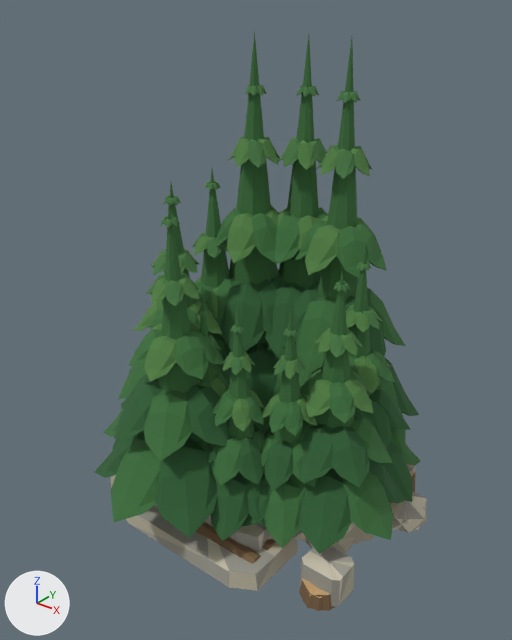
Before and after pictures for a commit that changed the glTF model Unity/Assets/Eldoria/World4XCanon/Resources/World4X/Blender/RegionOneResources.glb.
Before and after are seen from a 50 mm lens placed at (10.63, -14.0, 14.55), pointed at (-0.26, -0.39, 6.12). The axes (+X, +Y, +Z) are drawn at lower left. The lights are the same throughout. The older version comes first. Where no turn or scale is listed for an object, it has been applied to the vertices.

The first picture shows 'Quarry exposed lower bench', 'Quarry worked stone 1', 'Wood crown 0', 'Wood crown 0.001', 'Wood crown 0.002', 'Wood crown 1', 'Wood crown 1.001', 'Wood crown 1.002', 'Wood crown 2', 'Wood crown 2.001', 'Wood crown 3', 'Wood crown 3.001', 'Wood crown 3.002' and 19 more.
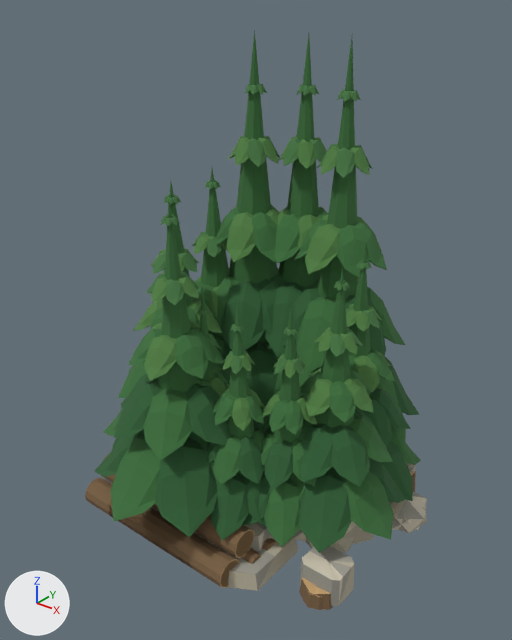
The change, as a list of edits to the scene's bpy script:
```text
Add me_sawn_timber_reserve_with_end_grain_mesh_002:
    me_sawn_timber_reserve_with_end_grain_mesh_002.from_pydata(...)  # 144 vertices, 264 faces; spans x -4.0..1.4, y -3.96..-2.52, z -0.03..1.36
    # faces by material slot: [144, 120]
    me_sawn_timber_reserve_with_end_grain_mesh_002.materials.append(mat_wood_deeply_grooved_bark)  # brown #795f42
    me_sawn_timber_reserve_with_end_grain_mesh_002.materials.append(mat_wood_cut_heart)  # brown #c8a473
Add me_sawn_timber_reserve_with_end_grain_mesh_001:
    me_sawn_timber_reserve_with_end_grain_mesh_001.from_pydata(...)  # 144 vertices, 264 faces; spans x -4.0..1.4, y -3.96..-2.52, z -0.03..1.36
    # faces by material slot: [144, 120]
    me_sawn_timber_reserve_with_end_grain_mesh_001.materials.append(mat_wood_deeply_grooved_bark)  # brown #795f42
    me_sawn_timber_reserve_with_end_grain_mesh_001.materials.append(mat_wood_cut_heart)  # brown #c8a473
Add me_sawn_timber_reserve_with_end_grain_mesh:
    me_sawn_timber_reserve_with_end_grain_mesh.from_pydata(...)  # 144 vertices, 264 faces; spans x -4.0..1.4, y -3.96..-2.52, z -0.03..1.36
    # faces by material slot: [144, 120]
    me_sawn_timber_reserve_with_end_grain_mesh.materials.append(mat_wood_deeply_grooved_bark)  # brown #795f42
    me_sawn_timber_reserve_with_end_grain_mesh.materials.append(mat_wood_cut_heart)  # brown #c8a473
Change ob_wood_crown_1:
    ob_wood_crown_1.location: (0.8, 2.1, 0.0) -> (0.8, 2.1, 0.03)
Change ob_wood_crown_2:
    ob_wood_crown_2.location: (2.3, -0.4, 0.0) -> (2.3, -0.4, 0.03)
Change ob_wood_crown_3:
    ob_wood_crown_3.location: (-0.8, -1.9, 0.0) -> (-0.8, -1.9, 0.03)
Change ob_wood_crown_1_001:
    ob_wood_crown_1_001.location: (-0.63, 2.16, 0.0) -> (-0.63, 2.16, 0.03)
Change ob_wood_crown_2_001:
    ob_wood_crown_2_001.location: (2.07, 1.07, 0.0) -> (2.07, 1.07, 0.03)
Change ob_wood_crown_0_002:
    ob_wood_crown_0_002.location: (-1.37, -2.32, 0.0) -> (-1.37, -2.32, 0.03)
Change ob_wood_crown_1_002:
    ob_wood_crown_1_002.location: (-1.81, 1.33, 0.0) -> (-1.81, 1.33, 0.03)
Change ob_wood_crown_3_002:
    ob_wood_crown_3_002.location: (1.62, -1.28, 0.0) -> (1.62, -1.28, 0.03)
Add ob_sawn_timber_reserve_with_end_grain_002:
    ob_sawn_timber_reserve_with_end_grain_002 = bpy.data.objects.new('Sawn timber reserve with end grain.002', me_sawn_timber_reserve_with_end_grain_mesh_002)
    ob_sawn_timber_reserve_with_end_grain_002.location = (0.0, 0.0, 0.03)
Add ob_sawn_timber_reserve_with_end_grain_001:
    ob_sawn_timber_reserve_with_end_grain_001 = bpy.data.objects.new('Sawn timber reserve with end grain.001', me_sawn_timber_reserve_with_end_grain_mesh_001)
    ob_sawn_timber_reserve_with_end_grain_001.location = (0.0, 0.0, 0.03)
Add ob_sawn_timber_reserve_with_end_grain:
    ob_sawn_timber_reserve_with_end_grain = bpy.data.objects.new('Sawn timber reserve with end grain', me_sawn_timber_reserve_with_end_grain_mesh)
    ob_sawn_timber_reserve_with_end_grain.location = (0.0, 0.0, 0.03)
```

What differs and where, as boxes [x1, y1, x2, y2] in the pictures (512 x 640 px):
'Wood crown 0.002', moved
    before: [95, 201, 243, 538]
    after: [95, 199, 243, 537]
'Wood crown 2', moved
    before: [289, 269, 405, 554]
    after: [289, 268, 406, 553]
'Wood crown 1', moved
    before: [264, 39, 419, 456]
    after: [264, 38, 419, 455]
'Wood crown 1.002', moved
    before: [208, 31, 281, 430]
    after: [208, 30, 281, 429]
'Wood crown 1.001', moved
    before: [258, 35, 328, 384]
    after: [257, 34, 328, 384]
'Wood crown 3.002', moved
    before: [241, 301, 317, 548]
    after: [242, 300, 317, 547]
'Wood crown 2.001', moved
    before: [319, 251, 421, 502]
    after: [320, 251, 421, 501]
'Sawn timber reserve with end grain', added (brown)
    after: [133, 503, 254, 588]
'Sawn timber reserve with end grain.002', added
    after: [85, 454, 253, 585]
'Sawn timber reserve with end grain.001', added
    after: [140, 504, 253, 587]
'Wood crown 3', moved
    before: [188, 285, 229, 443]
    after: [188, 284, 229, 442]
